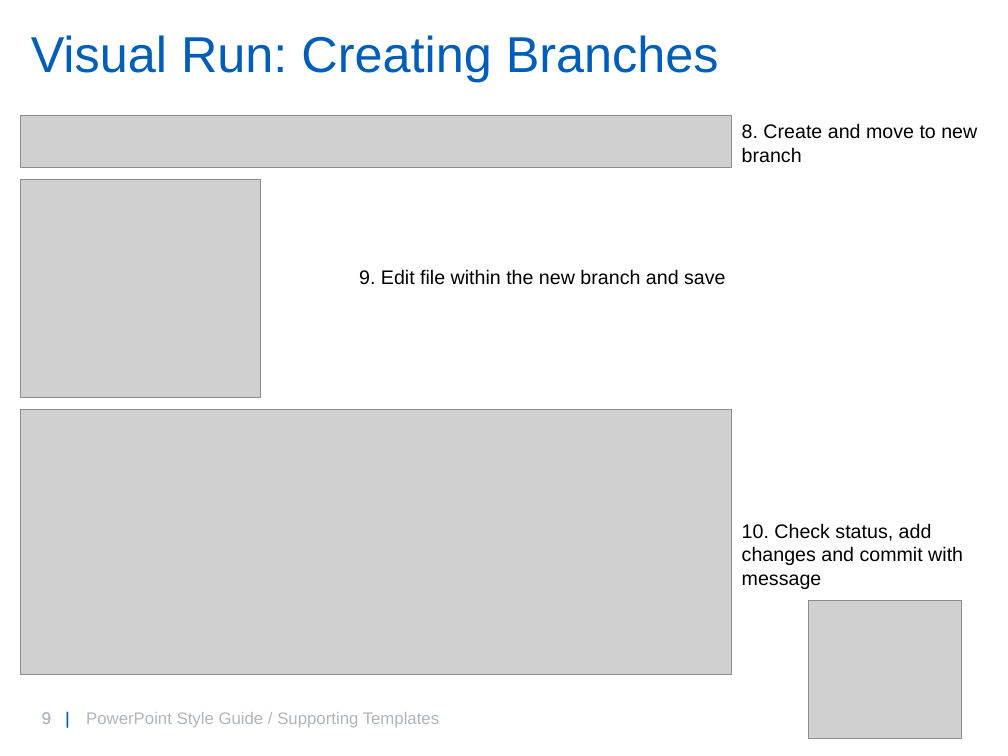
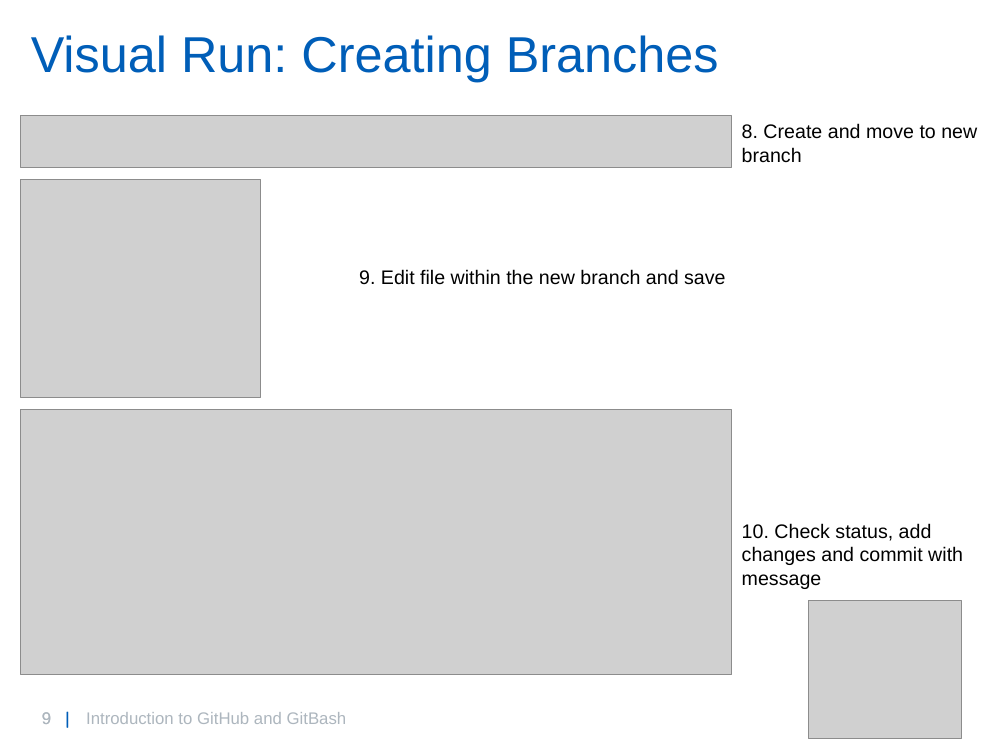
Before and after one commit to willbrooks2/Git_Introduction, a slide deck: slide 9 of GitIntro.pptx. Drawn at 1008x756 pixels with LibreOffice and Linux fonts; fonts in the diff are those of the drawing; grey boxes stand for pictures; background and template pictures are left out. Boxes give left, top, right and bottom in pixels: in the first picture for what was removed or moved away, otherwise in the second. Text is boxed around its words. In the diff, an @@ line names an element or a change of style, - is before the commit and + after.

```diff
--- a/GitIntro.pptx
+++ b/GitIntro.pptx
@@ text at [86, 712, 347, 724]: text changed @@
-PowerPoint Style Guide / Supporting Templates
+Introduction to GitHub and GitBash
```
Also in this commit, not shown: 9 other slides changed.
